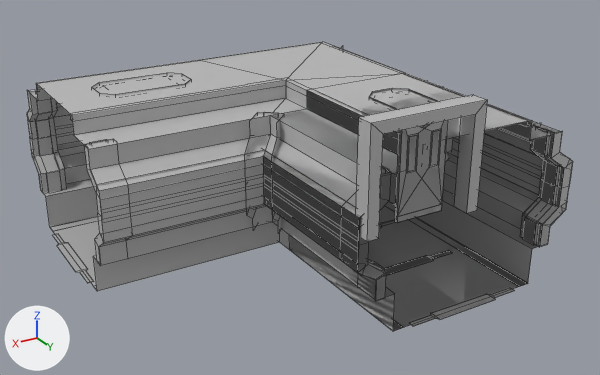
What one commit did to the FBX model Assets/_Project/3D Assets/Laboratorio/Mesh/Conexiones/Model/Conexiones.fbx.
Before and after are seen from a camera (50 mm lens) standing at (10.04, 12.02, 6.18) and looking at (0.3, -4.22, -1.94). Lighting does not change. The marker at lower left points along +X, +Y and +Z. Mesh edges are drawn as thin lines. Where no turn or scale is listed for an object, it has been applied to the vertices.

The first picture shows 'ConexionA', 'ConexionB', 'MarcoPuerta', 'PuertaDere', 'PuertaIzq'.
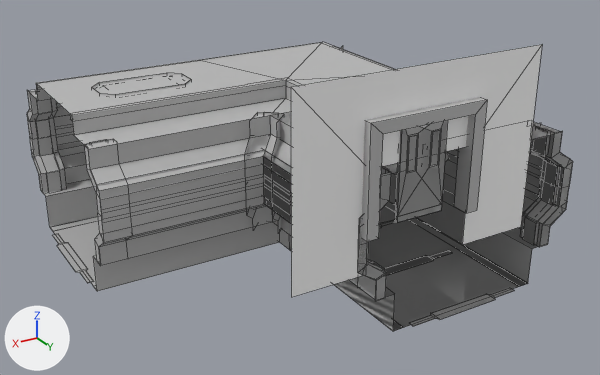
Changed parts and their boxes [x1, y1, x2, y2] in the pictures (600 x 375 px):
'RellenoConexiones', added
    after: [291, 45, 542, 297]

The change in detail:
Picture 'Numeros candado.png' (img_numeros_candado_png) is new.
Material 'M_NumerosCandado' (mat_m_numeroscandado) is new.
Uses the picture img_numeros_candado_png.
Mesh me_mesh_1 is new.
It has 8 vertices, 3 faces and spans x -3.02..3.02, y 0.0, z -2.09..2.1.
It uses material mat_m_numeroscandado.
Object 'RellenoConexiones' (ob_rellenoconexiones) is new; it shows me_mesh_1.
Its location is (0.0, 0.0, 0.0).
